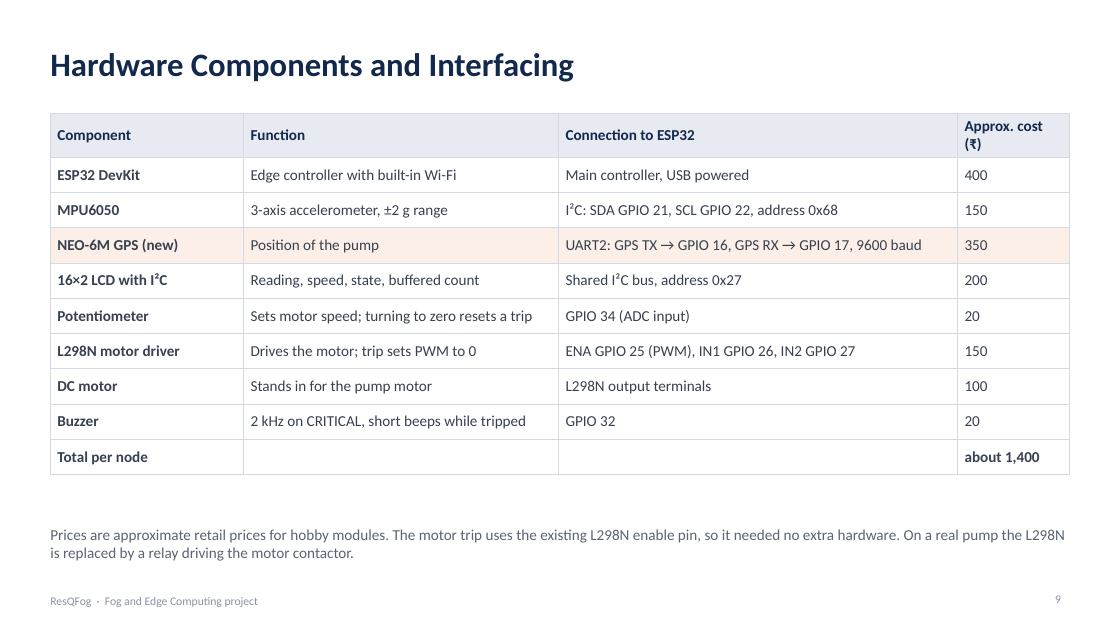
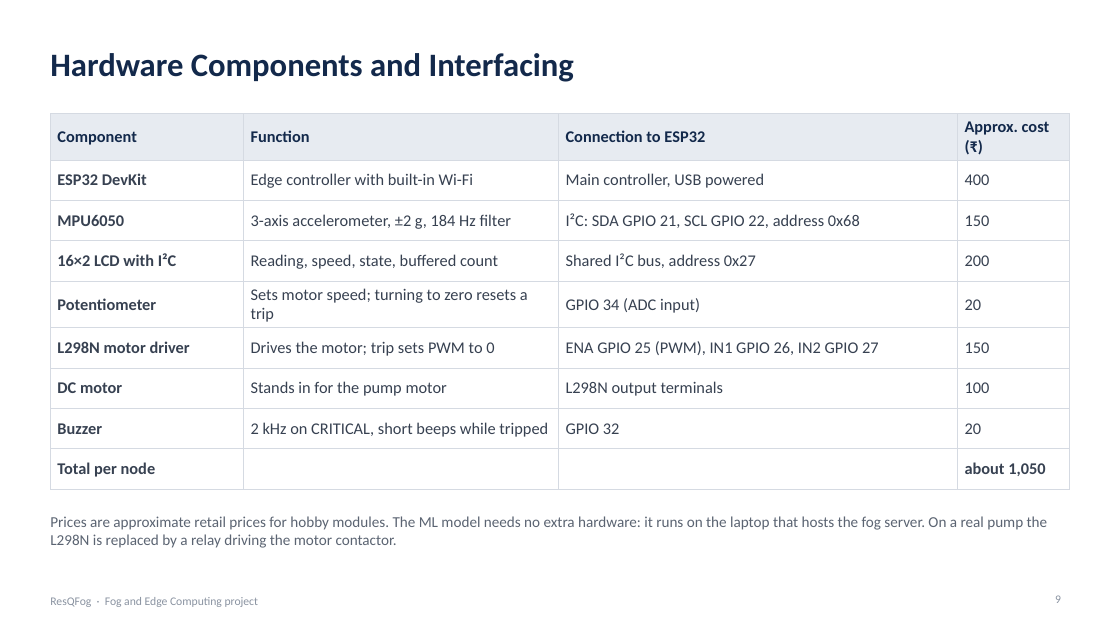
Before and after one commit to Arush-O7/ResQFog, a slide deck: slide 9 of docs/ResQFog_Final_Presentation.pptx. Drawn at 1120x630 pixels with LibreOffice and Linux fonts; fonts in the diff are those of the drawing. Boxes give left, top, right and bottom in pixels: in the first picture for what was removed or moved away, otherwise in the second. Text is boxed around its words. In the diff, an @@ line names an element or a change of style, - is before the commit and + after.

```diff
--- a/docs/ResQFog_Final_Presentation.pptx
+++ b/docs/ResQFog_Final_Presentation.pptx
@@ table at (x1=50, y1=113, x2=1070, y2=481) @@
-row 3: MPU6050 | 3-axis accelerometer, ±2 g range | I²C: SDA GPIO 21, SCL GPIO 22, address 0x68 | 150
-row 4: NEO-6M GPS (new) | Position of the pump | UART2: GPS TX → GPIO 16, GPS RX → GPIO 17, 9600 baud | 350
+row 3: MPU6050 | 3-axis accelerometer, ±2 g, 184 Hz filter | I²C: SDA GPIO 21, SCL GPIO 22, address 0x68 | 150
-row 9, column 4: about 1,400
+row 9, column 4: about 1,050
@@ text at (x1=50, y1=516, x2=1048, y2=548): text changed @@
-Prices are approximate retail prices for hobby modules. The motor trip uses the existing L298N enable pin, so it needed no extra hardware. On a real pump the L298N is replaced by a relay driving the motor contactor.
+Prices are approximate retail prices for hobby modules. The ML model needs no extra hardware: it runs on the laptop that hosts the fog server. On a real pump the L298N is replaced by a relay driving the motor contactor.
```
Also in this commit, not shown: 14 other slides changed, 6 slides added, 9 slides removed, 7 other files.
